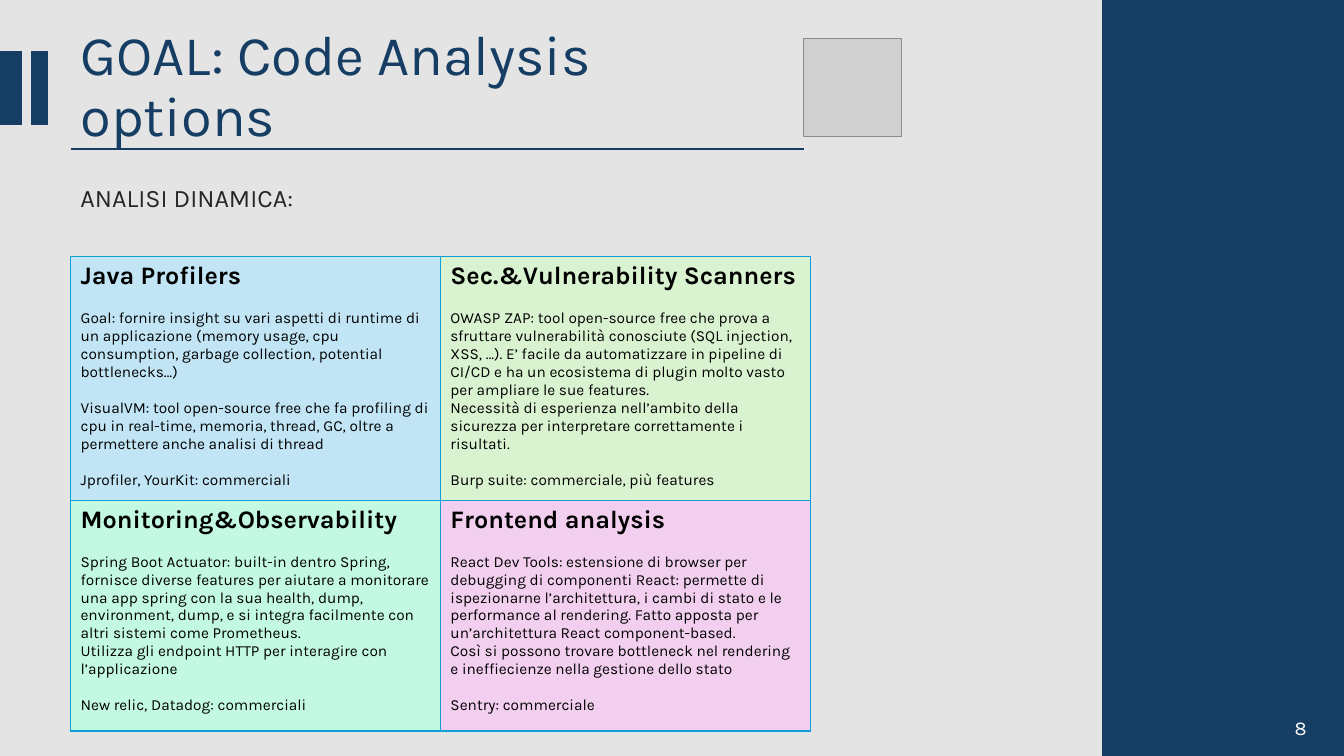
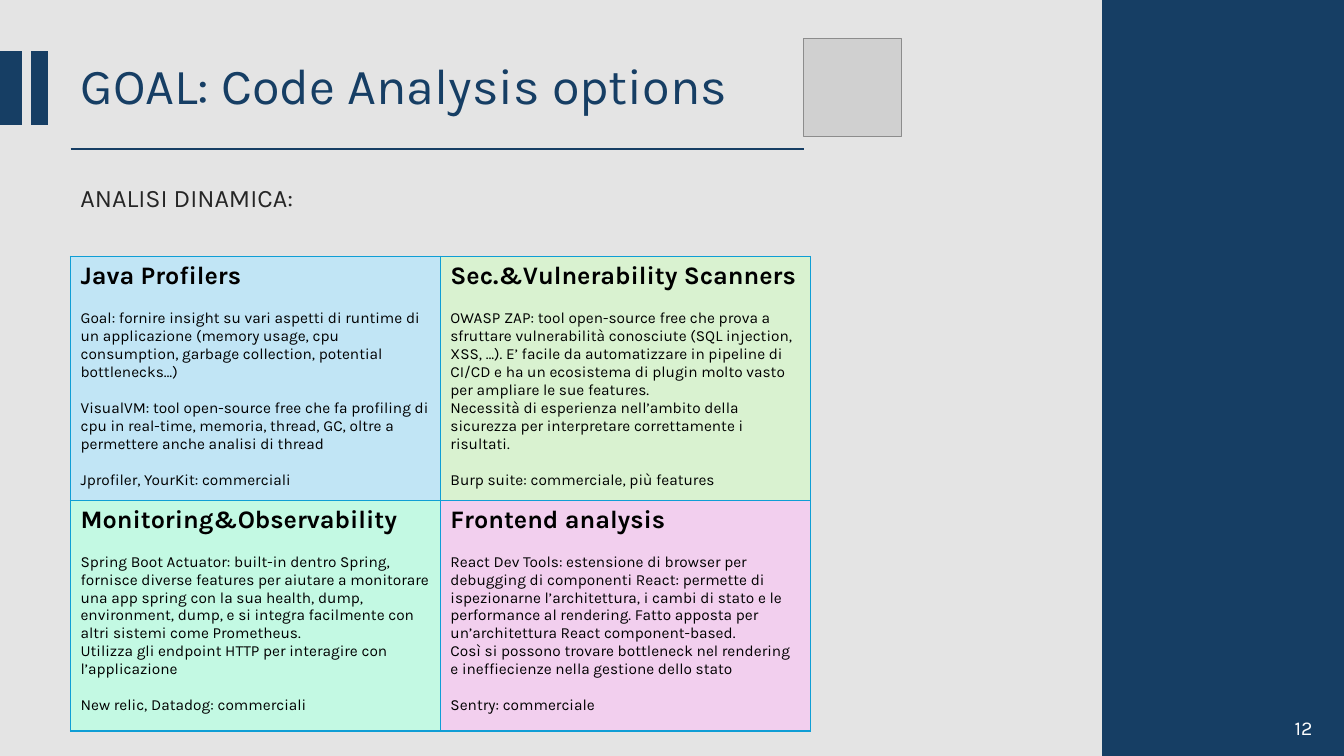
Before and after one commit to CSW-Teams/MS3-docs, a slide deck: slide 12 of ShiftsHappen/Sprint 2/CSW Sprint 2.pptm (slide 8 before the commit). Drawn at 1344x756 pixels with LibreOffice and Linux fonts; fonts in the diff are those of the drawing; grey boxes stand for pictures. Boxes give left, top, right and bottom in pixels: in the first picture for what was removed or moved away, otherwise in the second. Text is boxed around its words. In the diff, an @@ line names an element or a change of style, - is before the commit and + after.

```diff
--- a/ShiftsHappen/Sprint 2/CSW Sprint 2.pptm
+++ b/ShiftsHappen/Sprint 2/CSW Sprint 2.pptm
@@ title "GOAL: Code Analysis options" at bbox=[81, 69, 727, 116]: size 40 to 36 pt @@
@@ text at bbox=[1295, 722, 1313, 735]: text changed @@
-8
+12
```
Also in this commit, not shown: 8 other slides changed, 5 slides added, 1 slide removed, 1 other file.
